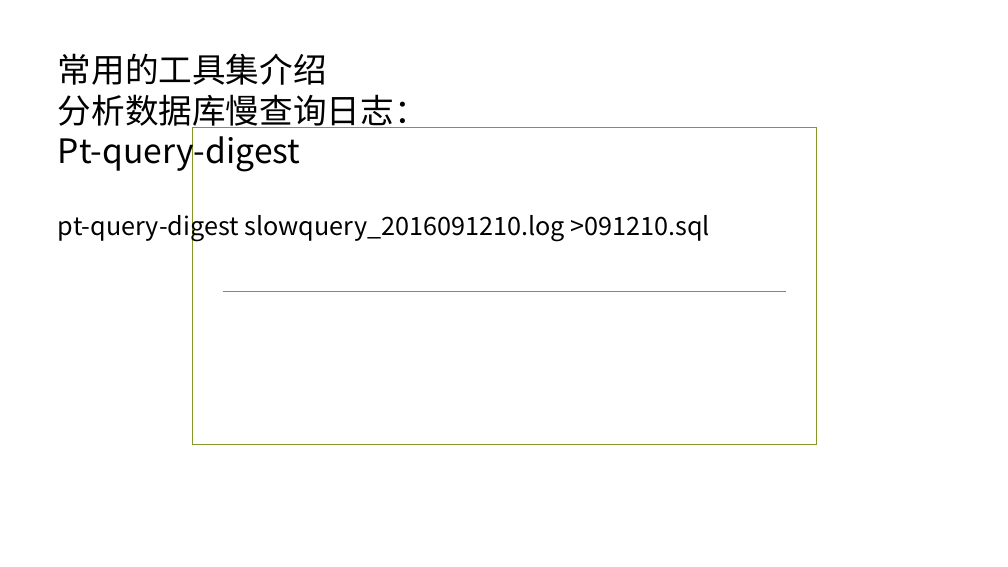
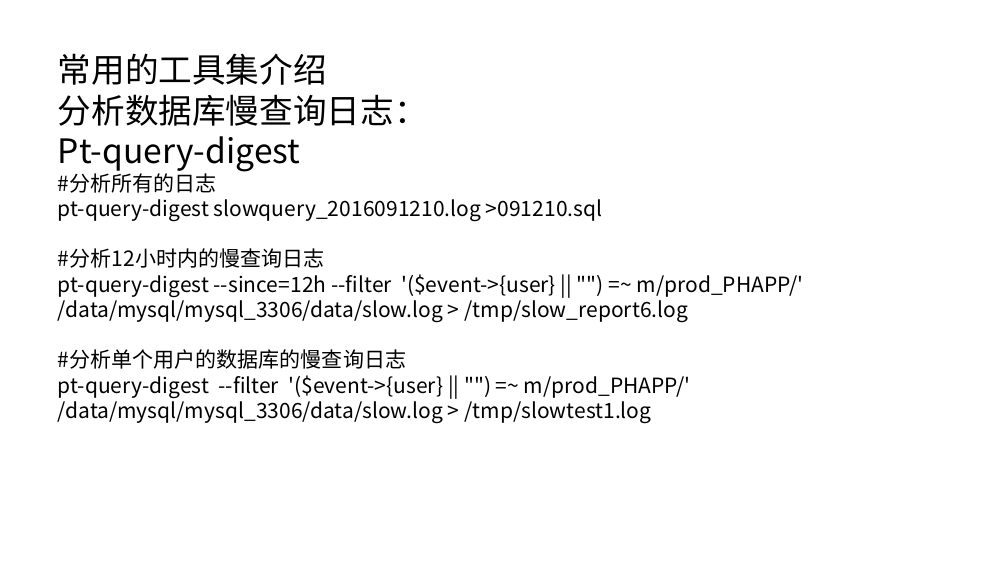
Before and after one commit to ronghuaihai/sharefiles, a slide deck: slide 39 of 数据库演示.pptx (slide 28 before the commit). Drawn at 1008x567 pixels with LibreOffice and Linux fonts; fonts in the diff are those of the drawing; background and template pictures are left out. Boxes give left, top, right and bottom in pixels: in the first picture for what was removed or moved away, otherwise in the second. Text is boxed around its words. In the diff, an @@ line names an element or a change of style, - is before the commit and + after.

```diff
--- a/数据库演示.pptx
+++ b/数据库演示.pptx
@@ rectangle removed at bbox=[193, 128, 817, 445] @@
@@ text at bbox=[58, 170, 217, 193]: paragraph added @@
+#分析所有的日志
@@ text at bbox=[58, 199, 602, 221]: size 24 to 20 pt in "pt-query-digest slowquery_2016091210.log >091210.sql" @@
@@ text at bbox=[58, 248, 804, 423]: paragraphs added @@
+#分析12小时内的慢查询日志
+pt-query-digest --since=12h --filter '($event->{user} || "") =~ m/prod_PHAPP/' /data/mysql/mysql_3306/data/slow.log > /tmp/slow_report6.log
+#分析单个用户的数据库的慢查询日志
+pt-query-digest --filter '($event->{user} || "") =~ m/prod_PHAPP/' /data/mysql/mysql_3306/data/slow.log > /tmp/slowtest1.log
@@ line removed from (222, 291) to (786, 291) @@
```
Also in this commit, not shown: 33 other slides changed, 17 slides added, 1 slide removed, 57 other files.
